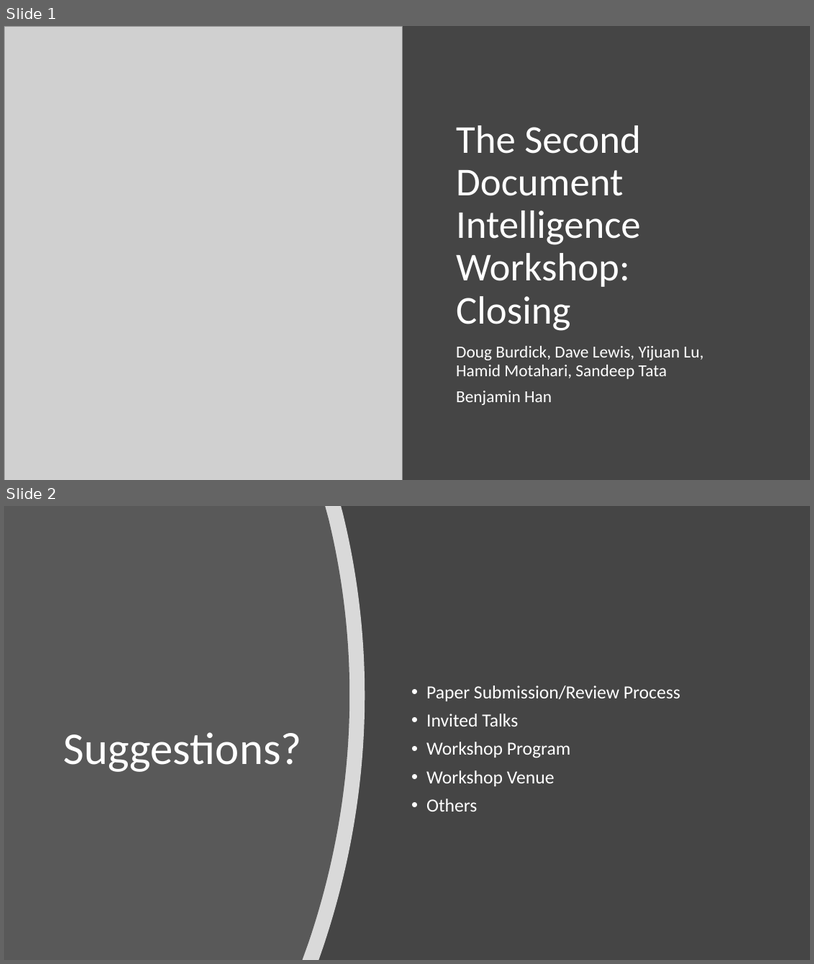
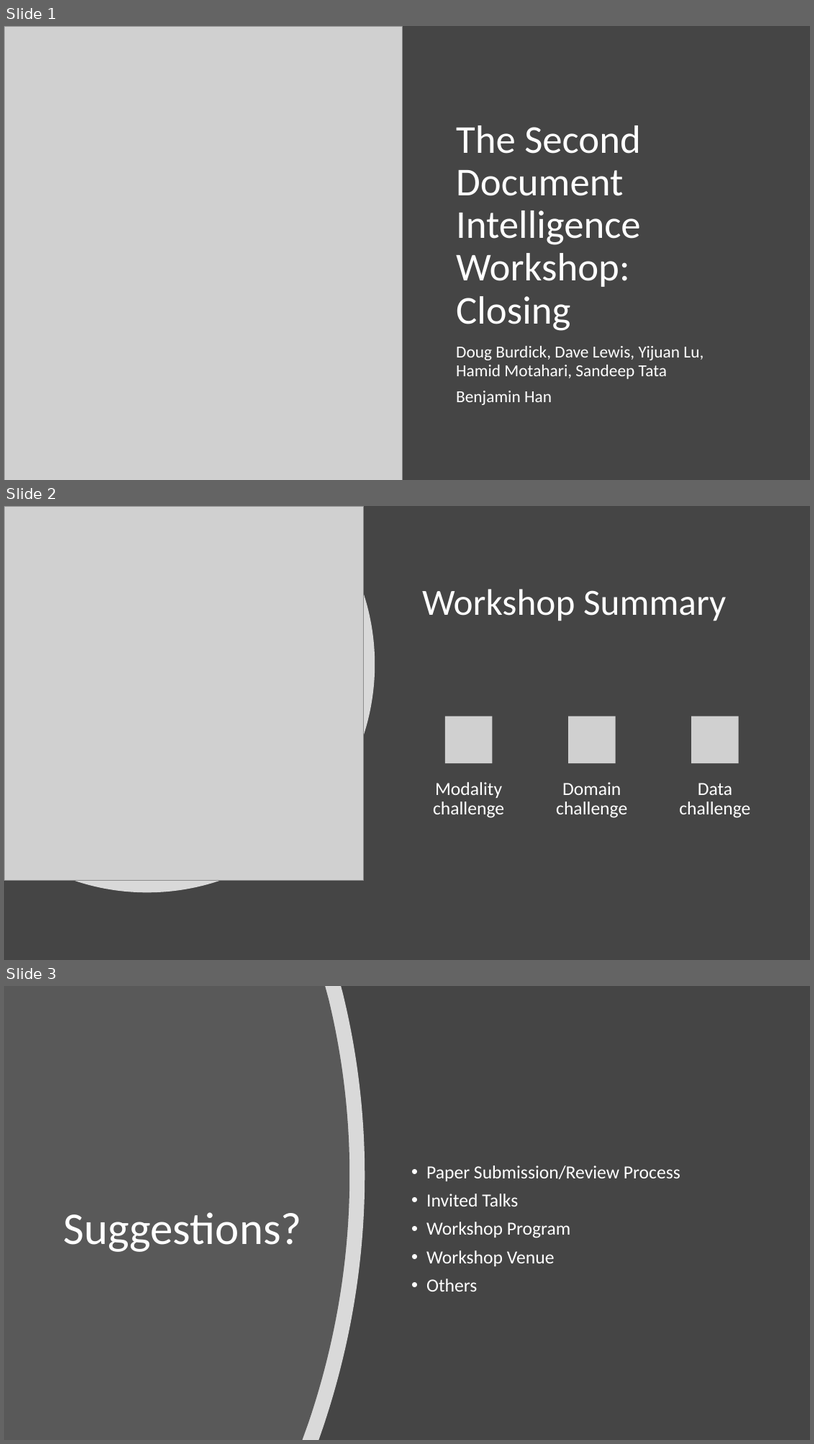
Before and after one commit to document-intelligence/DI-2022, a slide deck: files/DI-2021 Closing.pptx. Shown one above the other, each under a label of ours: slides 1 and 2 before the commit, slides 1, 2 and 3 after it. The pictures are 814x964 and 814x1444 pixels, drawn with LibreOffice and Linux fonts; fonts in the diff are those of the drawing; grey boxes stand for pictures. Boxes give left, top, right and bottom in pixels: in the first picture for what was removed or moved away, otherwise in the second. Text is boxed around its words. In the diff, an @@ line names an element or a change of style, - is before the commit and + after.

```diff
--- a/files/DI-2021 Closing.pptx
+++ b/files/DI-2021 Closing.pptx
@@ slide 2 added at (4,506,810,960), background #454545 @@
@@ freeform shape added at (4,506,375,893), fill #FFFFFF at 80% opacity @@
@@ picture added at (4,506,364,880) @@
@@ title added at (422,589,726,621), 44 pt, text #FFFFFF @@
+Workshop Summary
@@ group added at (433,716,751,818): 3 pictures, 3 texts @@
+Modality challenge
+Domain challenge
+Data challenge
@@ what was slide 2 is now slide 3 @@
```
Also in this commit, not shown: 1 other slide added.
